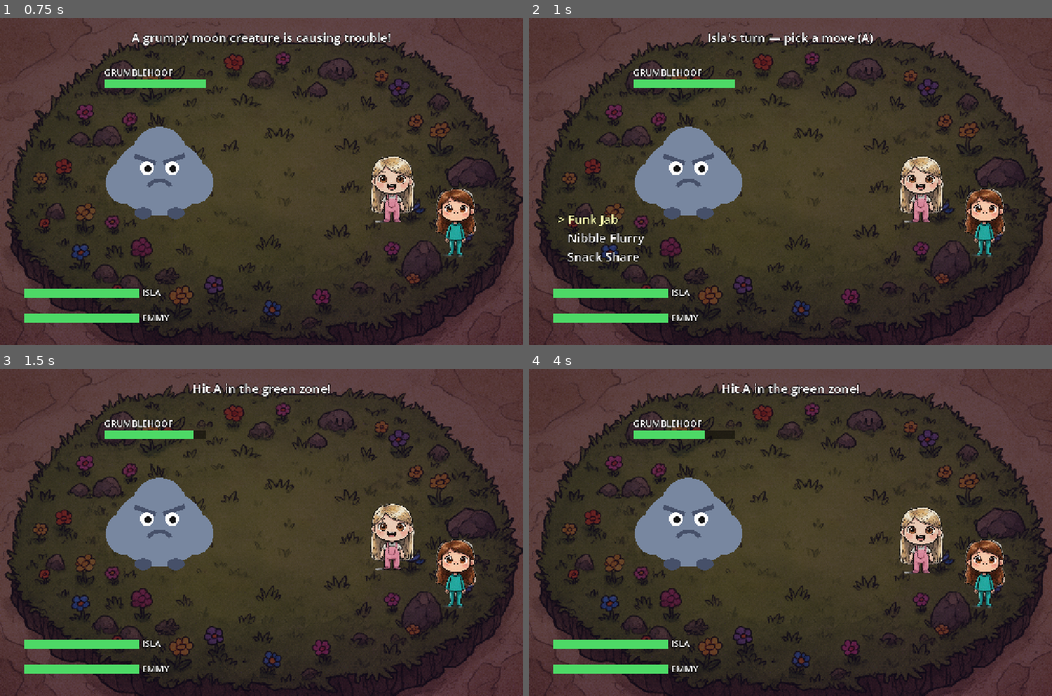
Above: before the commit, frames 1-4 (two rows, left to right).
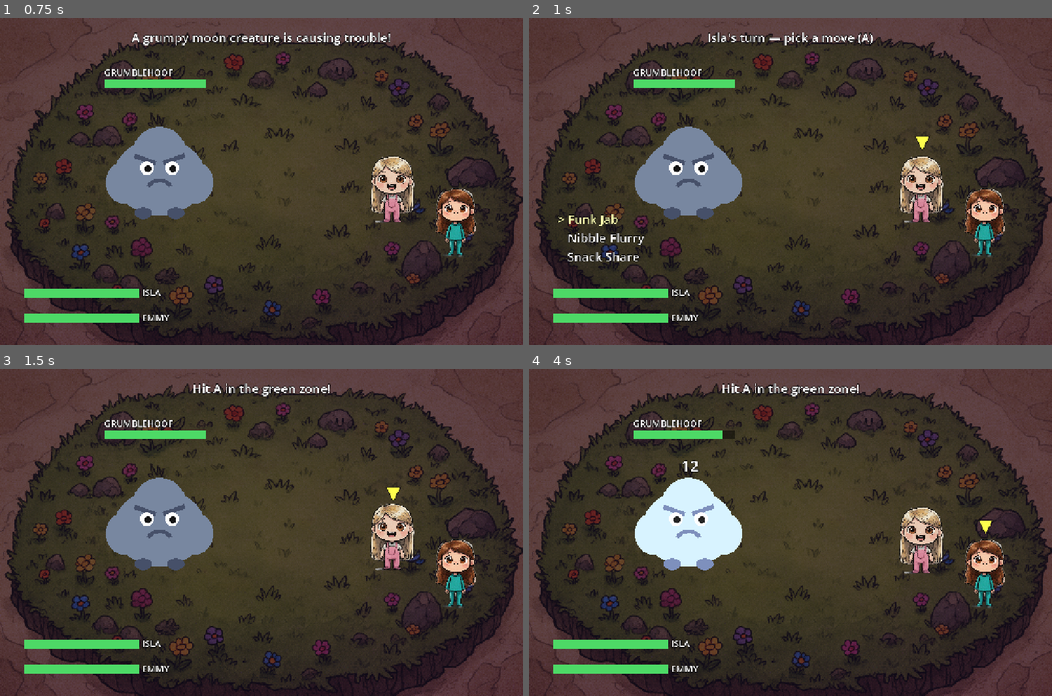
Above: after the commit, the same moments.

Repository: andyfreed/isla-emmy-deck
Game: Godot game, scene res://battle.tscn
The game is run twice, just before and just after one commit, with the same random seed, the same clock (stepped at 60 frames per second) and the same inputs. This scene is started directly instead of the project's main scene.
Inputs (mouse positions are in pixels of both pictures, inside the frame that each line leads up to):
- Up to frame 1 (0.75 s): tap Enter (ui_accept) at 0.5 s; move the mouse to (376, 165) at 0.52 s; hold Right (ui_right) from 0.53 s (still down); click (376, 165) at 0.67 s
- Up to frame 2 (1 s): keep holding Right (ui_right); tap Enter (ui_accept) at 0.77 s
- Up to frame 3 (1.5 s): release Right (ui_right) at 1.25 s; tap Enter (ui_accept) at 1.25 s; drag from (156, 548) to (235, 597) at 1.27 s
- Up to frame 4 (4 s): move the mouse to (842, 460) at 2.02 s; hold Right (ui_right) 2.03-2.75 s; drag from (764, 597) to (633, 483) at 2.77 s; tap A at 3.5 s; move the mouse to (947, 581) at 3.52 s; hold Left (ui_left) from 3.53 s (still down); tap Enter (ui_accept) at 3.77 s

Frame 1 is identical in both runs. In frame 2, less than 0.1% of the frame differs, in the area x 73-77%, y 36-41%; in frame 3, 0.1%; in frame 4, 4.0%, in the area x 20-89%, y 18-62%.

Commit message:
Fun pass on Funk-Off battle: damage popups, hit flash + screen shake, big-hit/clash emphasis, smooth HP bars, turn indicator, calm-to-the-Moon win sequence with sparkles
Co-Authored-By: Claude Opus 4.8 <noreply@anthropic.com>
Claude-Session: https://claude.ai/code/session_01UXQDKUbPicwSfpzXbyxALt

Diff:
--- a/scripts/battle.gd
+++ b/scripts/battle.gd
@@ -31,6 +31,7 @@
 var rhythm_vel: float = 1.7
 var rhythm_x: float = 360.0
 var rhythm_w: float = 560.0
+var active_marker: Label
 
 
 func _ready() -> void:
@@ -82,6 +83,11 @@
 	menu_box.position = Vector2(70, 470)
 	ui.add_child(menu_box)
 
+	active_marker = _label("▼", 44, Vector2.ZERO, false)
+	active_marker.add_theme_color_override("font_color", Color(1, 1, 0.3))
+	active_marker.visible = false
+	ui.add_child(active_marker)
+
 	await get_tree().create_timer(0.9).timeout
 	_next_turn()
 
@@ -141,9 +147,12 @@
 	if actor["is_player"]:
 		state = "choosing"
 		move_cursor = 0
+		msg.add_theme_color_override("font_color", Color(1, 1, 1))
 		msg.text = actor["name"] + "'s turn — pick a move (A)"
+		_show_active(actor)
 		_refresh_menu()
 	else:
+		_hide_active()
 		_enemy_turn()
 
 
@@ -189,12 +198,14 @@
 func _resolve_move(c: Dictionary, move: Dictionary, mult: float, q: String) -> void:
 	if move["kind"] == "heal":
 		var amt := int(move["power"] * mult)
+		await _hop(c["spr"])
 		for s in sisters:
 			if s["alive"]:
 				s["hp"] = min(int(s["max"]), int(s["hp"]) + amt)
 				_update_bar(s)
-		msg.text = "%s — %s  +%d funk to all!" % [move["name"], q, amt]
-		await _hop(c["spr"])
+				_popup_dmg(s["spr"].position, "+%d" % amt, Color(0.4, 1.0, 0.5), false)
+		msg.add_theme_color_override("font_color", Color(0.5, 1, 0.6))
+		msg.text = "%s — %s   heal!" % [move["name"], q]
 		await get_tree().create_timer(0.7).timeout
 		return
 
@@ -202,18 +213,23 @@
 	var total := 0
 	for h in int(move["hits"]):
 		var dmg := int(move["power"] * mult * (1.5 if clash else 1.0))
+		await _hop(c["spr"])
 		enemy["hp"] = max(0, int(enemy["hp"]) - dmg)
 		total += dmg
 		_update_bar(enemy)
-		await _hop(c["spr"])
+		_flash_white(enemy["spr"])
+		var big := clash or q == "PERFECT!"
+		_popup_dmg(enemy["spr"].position, str(dmg), Color(1, 0.85, 0.2) if big else Color(1, 1, 1), big)
+		_shake_screen(11.0 if big else 5.0)
 		await _shake(enemy["spr"])
-	var txt := "%s — %s  (%d funk)" % [move["name"], q, total]
+	var txt := "%s — %s   (%d funk)" % [move["name"], q, total]
 	if clash:
-		txt += "   ⚡ ZODIAC CLASH! x1.5"
+		txt += "    ⚡ ZODIAC CLASH! ×1.5"
+	_color_msg(q, clash)
 	msg.text = txt
 	if int(enemy["hp"]) <= 0:
 		enemy["alive"] = false
-	await get_tree().create_timer(0.7).timeout
+	await get_tree().create_timer(0.55).timeout
 
 
 func _enemy_turn() -> void:
@@ -223,12 +239,15 @@
 	if targets.is_empty():
 		_next_turn(); return
 	var t: Dictionary = targets[randi() % targets.size()]
+	msg.add_theme_color_override("font_color", Color(1, 1, 1))
 	msg.text = enemy["name"] + " grumbles angrily!"
-	await get_tree().create_timer(0.6).timeout
+	await get_tree().create_timer(0.5).timeout
 	await _hop(enemy["spr"])
 	var dmg := 7 + (randi() % 7)
 	t["hp"] = max(0, int(t["hp"]) - dmg)
 	_update_bar(t)
+	_popup_dmg(t["spr"].position, str(dmg), Color(1, 0.5, 0.5), false)
+	_shake_screen(7.0)
 	await _shake(t["spr"])
 	if int(t["hp"]) <= 0:
 		t["alive"] = false
@@ -243,8 +262,16 @@
 func _finish(win: bool) -> void:
 	state = "done"
 	_clear_menu()
-	msg.text = "Grumblehoof is calm again — it floats home to the Moon! 🌙" if win else "Out of funk! You retreat to rest..."
-	await get_tree().create_timer(1.4).timeout
+	_hide_active()
+	if win:
+		msg.add_theme_color_override("font_color", Color(0.6, 1, 0.7))
+		msg.text = "Grumblehoof is calm again! 🌙"
+		await _calm_sequence()
+		await get_tree().create_timer(0.6).timeout
+	else:
+		msg.add_theme_color_override("font_color", Color(1, 0.7, 0.7))
+		msg.text = "Out of funk! You retreat to rest..."
+		await get_tree().create_timer(1.2).timeout
 	battle_finished.emit(win)
 
 
@@ -274,7 +301,11 @@
 
 func _update_bar(c: Dictionary) -> void:
 	var f := clampf(float(c["hp"]) / float(c["max"]), 0.0, 1.0)
-	c["bar_fill"].size.x = c["bar_w"] * f
+	if c.has("bar_tween") and c["bar_tween"] != null and (c["bar_tween"] as Tween).is_valid():
+		(c["bar_tween"] as Tween).kill()
+	var tw := create_tween()
+	c["bar_tween"] = tw
+	tw.tween_property(c["bar_fill"], "size:x", c["bar_w"] * f, 0.25)
 	c["bar_fill"].color = Color(0.85, 0.3, 0.3) if f < 0.3 else Color(0.3, 0.85, 0.4)
 
 
@@ -323,6 +354,84 @@
 		tw.tween_property(spr, "position", base + Vector2(-9, 0), 0.04)
 	tw.tween_property(spr, "position", base, 0.04)
 	await tw.finished
+
+
+func _popup_dmg(pos: Vector2, text: String, color: Color, big: bool) -> void:
+	var l := Label.new()
+	l.text = text
+	l.add_theme_font_size_override("font_size", 56 if big else 38)
+	l.add_theme_color_override("font_color", color)
+	l.add_theme_color_override("font_outline_color", Color(0, 0, 0))
+	l.add_theme_constant_override("outline_size", 6)
+	l.position = pos + Vector2(-18, -150)
+	l.z_index = 60
+	ui.add_child(l)
+	var tw := create_tween()
+	tw.tween_property(l, "position:y", l.position.y - 90, 0.7)
+	tw.parallel().tween_property(l, "modulate:a", 0.0, 0.7)
+	tw.tween_callback(l.queue_free)
+
+
+func _flash_white(spr: Sprite2D) -> void:
+	spr.modulate = Color(1.8, 1.8, 1.8)
+	var tw := create_tween()
+	tw.tween_property(spr, "modulate", Color(1, 1, 1), 0.22)
+
+
+func _shake_screen(amount: float) -> void:
+	var tw := create_tween()
+	for i in 4:
+		tw.tween_property(ui, "offset", Vector2(randf_range(-amount, amount), randf_range(-amount, amount)), 0.03)
+	tw.tween_property(ui, "offset", Vector2.ZERO, 0.04)
+
+
+func _color_msg(q: String, clash: bool) -> void:
+	var col := Color(1, 1, 1)
+	if clash:
+		col = Color(1, 0.8, 0.2)
+	elif q == "PERFECT!":
+		col = Color(0.5, 1, 0.6)
+	msg.add_theme_color_override("font_color", col)
+
+
+func _sparkle(pos: Vector2) -> void:
+	var s := Label.new()
+	s.text = "✦"
+	s.add_theme_font_size_override("font_size", 44)
+	s.add_theme_color_override("font_color", Color(1, 1, 0.6))
+	s.position = pos + Vector2(randf_range(-90, 90), randf_range(-90, 40))
+	s.z_index = 70
+	ui.add_child(s)
+	var tw := create_tween()
+	tw.tween_property(s, "position:y", s.position.y - 130, 0.9)
+	tw.parallel().tween_property(s, "modulate:a", 0.0, 0.9)
+	tw.tween_callback(s.queue_free)
+
+
+func _calm_sequence() -> void:
+	var spr: Sprite2D = enemy["spr"]
+	var tw := create_tween()
+	tw.tween_property(spr, "modulate", Color(1.3, 1.25, 1.1), 0.3)
+	await tw.finished
+	await _hop(spr)
+	await _hop(spr)
+	for i in 10:
+		_sparkle(spr.position)
+	var tw2 := create_tween()
+	tw2.tween_property(spr, "position:y", spr.position.y - 600, 1.3)
+	tw2.parallel().tween_property(spr, "modulate:a", 0.0, 1.3)
+	await tw2.finished
+
+
+func _show_active(c: Dictionary) -> void:
+	active_marker.visible = true
+	var sp: Sprite2D = c["spr"]
+	active_marker.position = sp.position + Vector2(-14, -150)
+
+
+func _hide_active() -> void:
+	if active_marker:
+		active_marker.visible = false
 
 
 func _label(text: String, size: int, pos: Vector2, centered: bool) -> Label:
